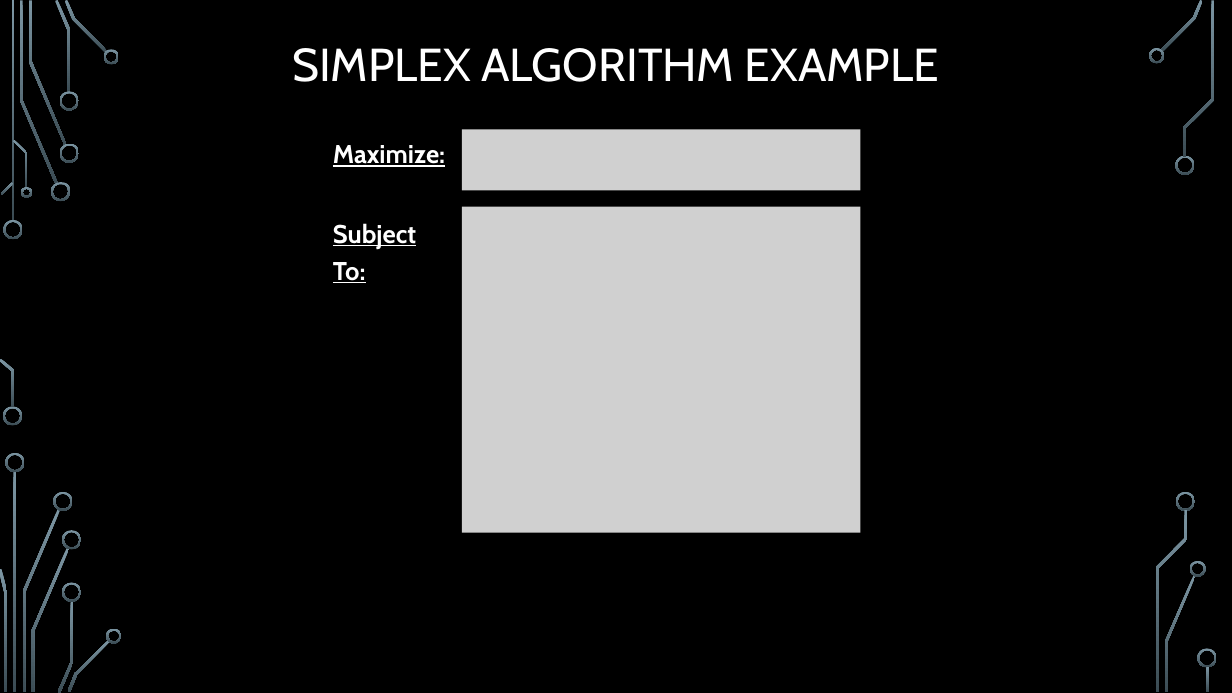
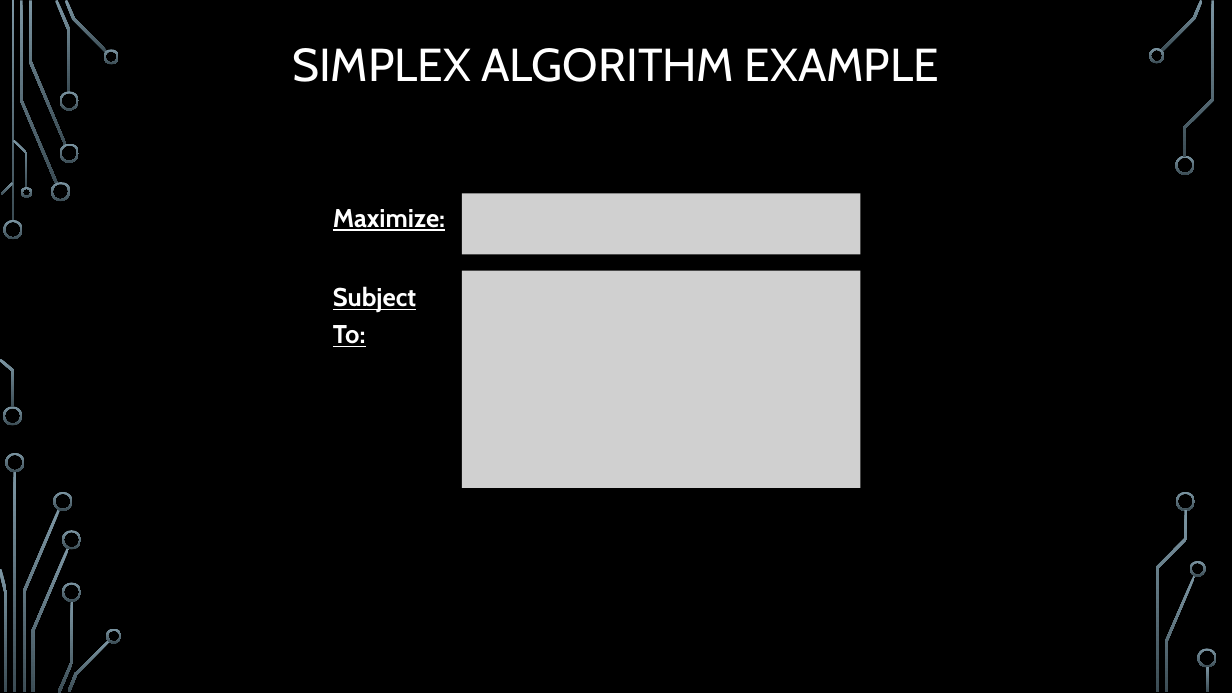
Before and after one commit to janiceeguo/advAlgo, a slide deck: slide 4 of slides/LinearProgramming-part2-Simplex.pptx. Drawn at 1232x693 pixels with LibreOffice and Linux fonts; fonts in the diff are those of the drawing; grey boxes stand for pictures; background and template pictures are left out. Boxes give left, top, right and bottom in pixels: in the first picture for what was removed or moved away, otherwise in the second. Text is boxed around its words. In the diff, an @@ line names an element or a change of style, - is before the commit and + after.

```diff
--- a/slides/LinearProgramming-part2-Simplex.pptx
+++ b/slides/LinearProgramming-part2-Simplex.pptx
@@ picture removed at (462, 129, 860, 190) @@
@@ text "Maximize:": place and size @@
-text "Maximize:" at (333, 145, 445, 167)
+text "Maximize:" at (333, 209, 445, 231)
@@ picture added at (462, 193, 860, 254) @@
@@ text "Subject To:": place and size @@
-text "Subject To:" at (333, 223, 416, 283)
+text "Subject To:" at (333, 286, 416, 347)
@@ picture: place and size @@
-picture at (462, 207, 860, 533)
+picture at (462, 271, 860, 488)
```
Also in this commit, not shown: 2 other slides changed.
